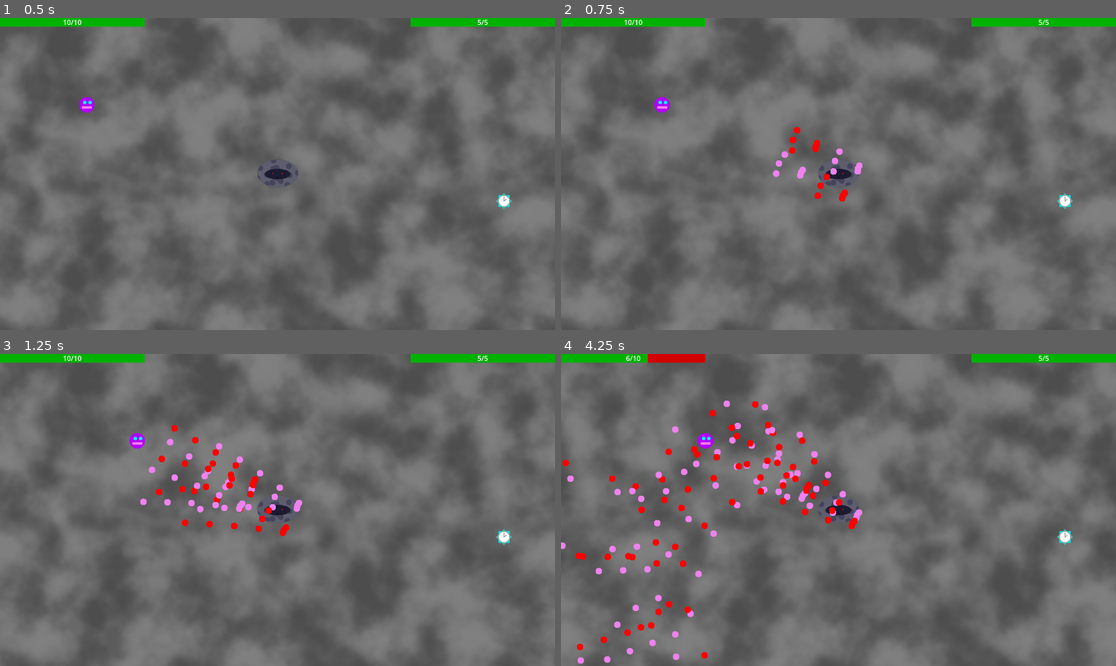
Above: before the commit, frames 1-4 (two rows, left to right).
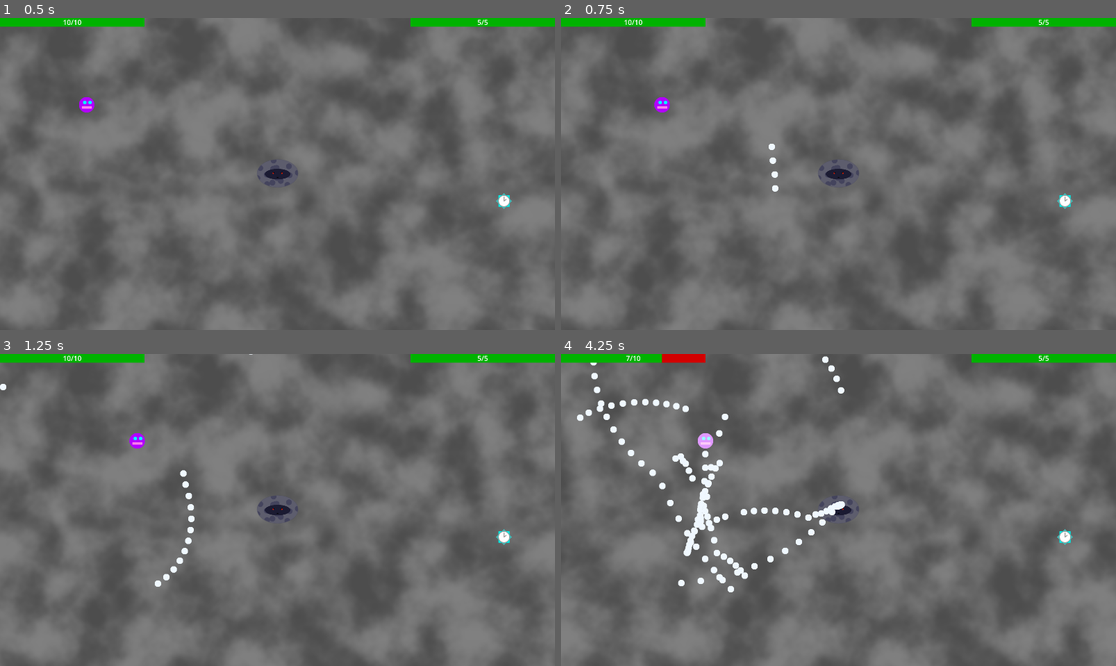
Above: after the commit, the same moments.

Repository: Antoine-Lagache/GameJam_2025
Game: Godot game, scene res://scene/main.tscn
The game is run twice, just before and just after one commit, with the same random seed, the same clock (stepped at 60 frames per second) and the same inputs. This scene is started directly instead of the project's main scene.
Inputs (mouse positions are in pixels of both pictures, inside the frame that each line leads up to):
- Up to frame 1 (0.5 s): no input
- Up to frame 2 (0.75 s): move the mouse to (960, 158) at 0.52 s; hold Right (right) from 0.53 s (still down); hold Shift from 0.53 s (still down)
- Up to frame 3 (1.25 s): keep holding Right (right); keep holding Shift
- Up to frame 4 (4.25 s): move the mouse to (727, 525) at 1.27 s; release Right (right) at 1.28 s; release Shift at 1.28 s; hold Down (down) 1.28-2.03 s; tap Shift at 1.35, 2.85 s; move the mouse to (894, 441) at 2.02 s; hold Right (right) 2.03-2.78 s; hold Shift 2.03-2.78 s; move the mouse to (810, 572) at 2.77 s; hold Up (up) 2.78-3.53 s; move the mouse to (1005, 556) at 3.52 s; hold Left (left) from 3.53 s (still down); hold Shift from 3.53 s (still down)

Frame 1 is identical in both runs. In frame 2, 0.5% of the frame differs, in the area x 37-55%, y 34-59%; in frame 3, 1.4%; in frame 4, 4.9%, in the area x 0-55%, y 0-100%.

Commit message:
jsais plus honnêtement

Diff:
--- a/gamejame/script/mechant.gd
+++ b/gamejame/script/mechant.gd
@@ -5,7 +5,7 @@
 var pattern_path = load("res://scene/pattern.tscn")
 var bullet_limit:int = 100
 var pattern = pattern_path.instantiate()
-var max_pattern = 14
+var max_pattern = 15
 @onready var boss_hit_sound: AudioStreamPlayer2D = $BossHitSound
 var number_of_flash: int
 
--- a/gamejame/script/pattern.gd
+++ b/gamejame/script/pattern.gd
@@ -50,7 +50,7 @@
 		14:
 			pattern_14()
 		15:
-			pass
+			pattern_15()
 		16:
 			pass
 		17:
@@ -283,7 +283,7 @@
 	var angle1 = randf_range(0,2*PI)
 	var angle2 = randf_range(0,2*PI)
 	while(pattern_id == 14):
-		if len(get_tree().get_nodes_in_group("bullet")) < bullet_limit:
+		if len(get_tree().get_nodes_in_group("bullet")) < bullet_limit and Global.time_speed:
 			var circle_size = 2
 			for i in range(circle_size):
 				for j in range(3):
@@ -306,6 +306,26 @@
 			angle2 -= 0.02
 		await get_tree().create_timer(0.15).timeout
 
+func pattern_15(): # you're not safe from me
+	await get_tree().create_timer(0.5).timeout # On evite le spawn kill au chgt de pattern
+	player =  get_tree().get_nodes_in_group("player")[0]
+	mechant =  get_tree().get_nodes_in_group("mechant")[0]
+	var angle = randf_range(0,2*PI)
+	while(pattern_id == 15):
+		if len(get_tree().get_nodes_in_group("bullet")) < bullet_limit and Global.time_speed:
+			var circle_size = 3
+			for i in range(circle_size):
+				var new_bullet:Node = bullet.instantiate()
+				new_bullet.speed = 200
+				new_bullet.color = Color("alice blue")
+				new_bullet.position = player.position + 500*Vector2.from_angle(angle + i*PI*2/circle_size) - mechant.position
+				new_bullet.direction = (new_bullet.position).angle_to_point(player.position - mechant.global_position)
+				add_child(new_bullet)
+			angle += 0.1
+		await get_tree().create_timer(0.05).timeout
+
+
+
 func pattern_999(): # n'activez jamais ça
 	await get_tree().create_timer(0.5).timeout # On evite le spawn kill au chgt de pattern
 	var angle = randf_range(0,2*PI)
Not shown: 1 places in gamejame/scene/main.tscn that only renumber resources
Not shown: 1 places in gamejame/scene/pattern.tscn that only renumber resources
Not shown: 1 places in gamejame/scene/start_menu.tscn that only renumber resources
